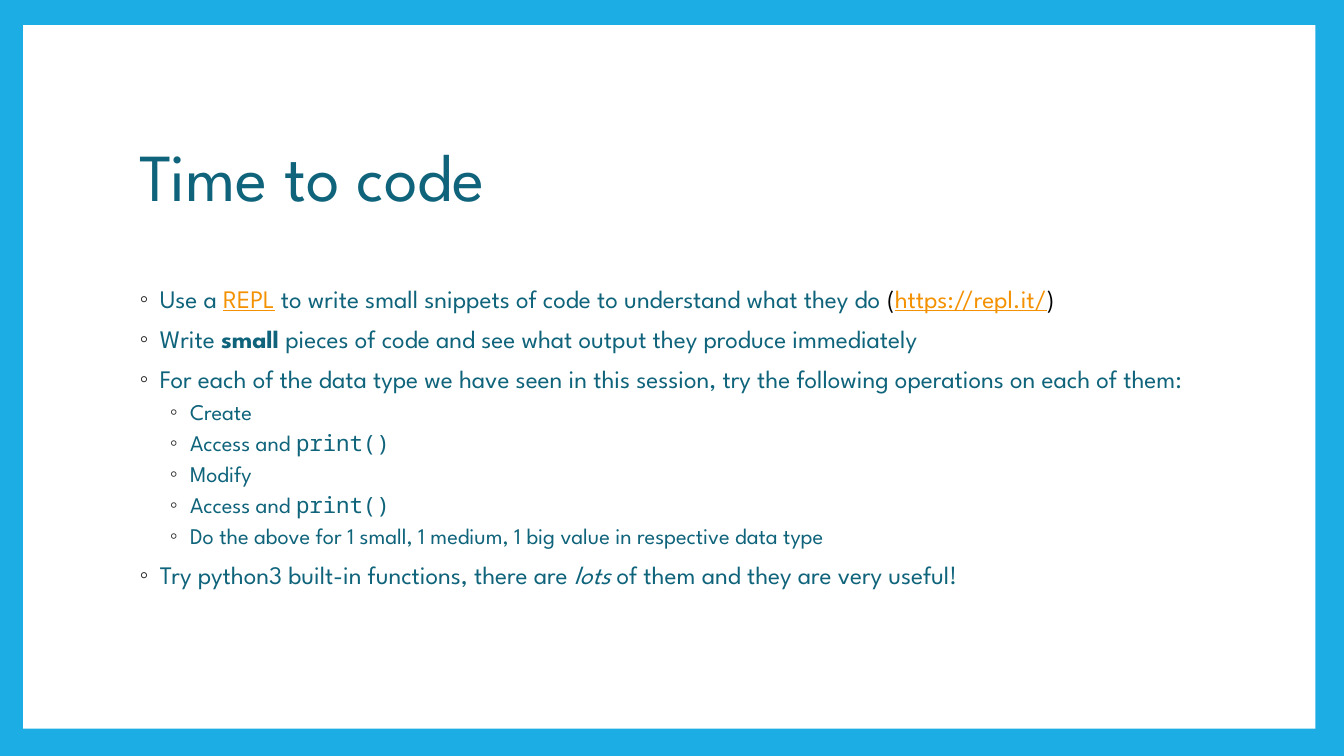
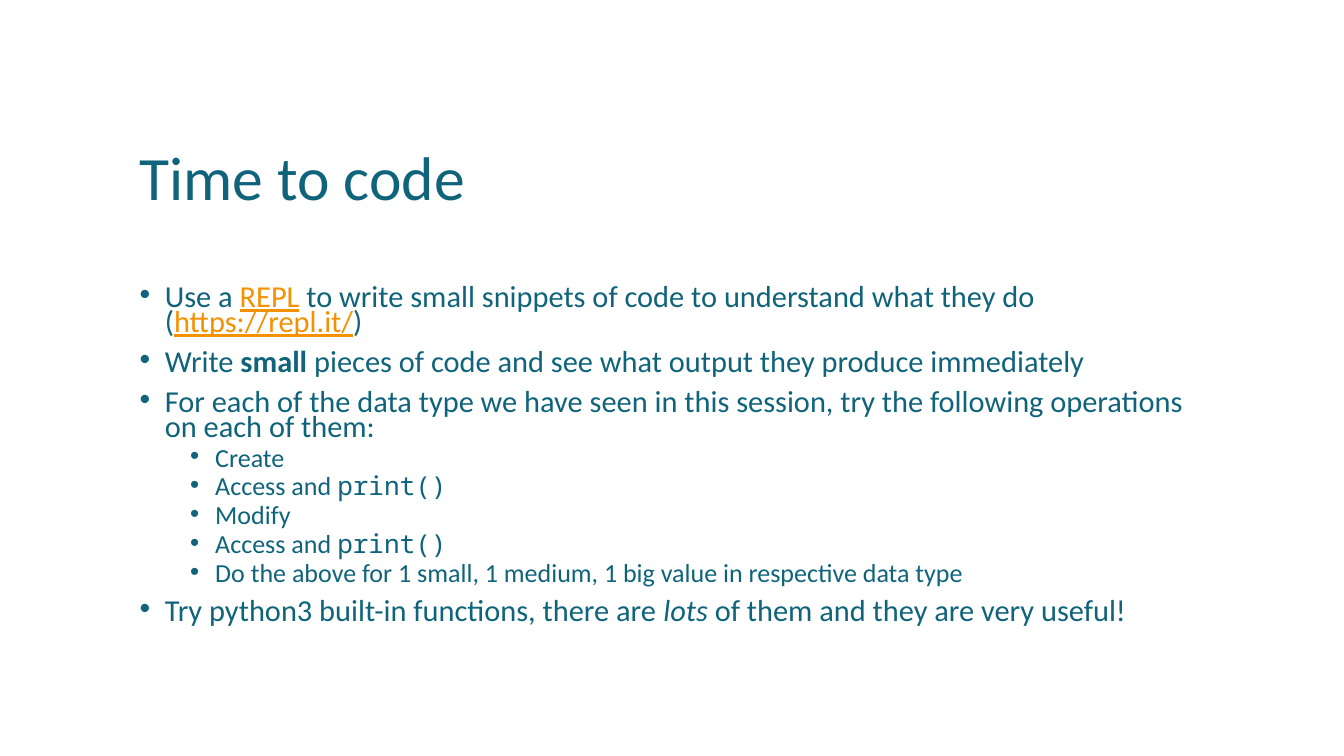
Before and after one commit to uday87j/teach_python, a slide deck: slide 16 of fundamentals/2-State, Data types.pptx (slide 8 before the commit). Drawn at 1344x756 pixels with LibreOffice and Linux fonts; fonts in the diff are those of the drawing. Boxes give left, top, right and bottom in pixels: in the first picture for what was removed or moved away, otherwise in the second. Text is boxed around its words. In the diff, an @@ line names an element or a change of style, - is before the commit and + after.

Commit message:
Add more stuff to sessions 1,2,3

```diff
--- a/fundamentals/2-State, Data types.pptx
+++ b/fundamentals/2-State, Data types.pptx
@@ rectangle removed at (0, 0, 1344, 756) @@
@@ rectangle removed at (23, 25, 1316, 729) @@
@@ title "Time to code" at (140, 157, 465, 201): size 48 to 44 pt, font League Spartan to Calibri @@
@@ text "Use a REPL to write ..." at (165, 286, 1182, 626): size 18 to 21.7 pt in "Use a REPL to write small snippets ...", "Write small pieces of code and see ...", "For each of the data type we ...", "Try python3 built-in functions, there are lots ..."; font League Spartan to Calibri; text colour #000000 to #0F647B in "(https://repl.it/)"; size 16 to 18.6 pt in "Create", "Access and print()", "Modify", "Access and print()" and 1 more places; bullet ◦ to •; line spacing 0.9 to 0.7; more space between paragraphs @@
```
Also in this commit, not shown: 7 other slides changed, 8 slides added, 2 other files.
